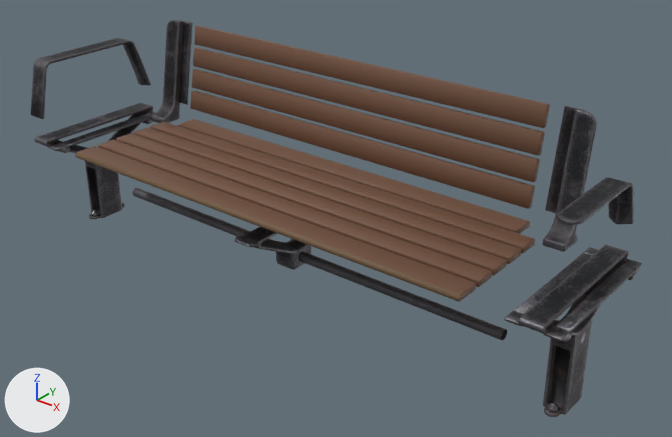
One commit to the glTF model models/bench.glb: the scene before it, then after it.
Camera for both pictures: a 50 mm lens placed at (2.11, -2.44, 1.87), pointed at (0.13, 0.04, 0.33). Every picture has the same lights, and +X, +Y and +Z are marked at lower left. The picture after the commit comes second. Vertices at exactly the same position are counted once.

The first picture shows 'PH_bench'.
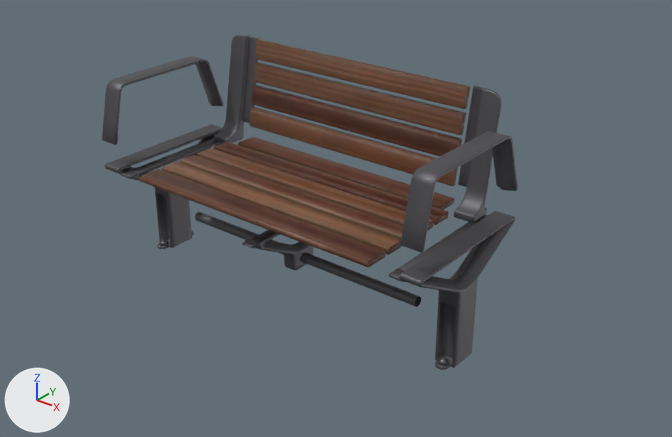
Pixel boxes (x1, y1, x2, y2) of what changed, in the pictures (672 x 437 px; the box of a moved part takes in the faces that stretch with it):
'PH_bench', reshaped, rescaled (32% narrower, 16% shorter): before (31, 20, 642, 417); after (102, 35, 518, 370)
part 1 of me_crossbar_001, moved or reshaped: before (133, 127, 521, 264); after (180, 155, 404, 239)
part 2 of me_crossbar_001, moved or reshaped: before (75, 146, 476, 302); after (139, 169, 386, 267)
part 3 of me_crossbar_001, moved or reshaped: before (150, 122, 535, 253); after (213, 142, 448, 225)
part 4 of me_crossbar_001, moved or reshaped: before (190, 91, 535, 209); after (250, 107, 458, 186)
part 5 of me_crossbar_001, moved or reshaped: before (193, 48, 545, 155); after (251, 85, 462, 156)
part 6 of me_crossbar_001, moved or reshaped: before (194, 26, 550, 128); after (253, 62, 466, 135)
part 7 of me_crossbar_001, moved or reshaped: before (192, 69, 540, 182); after (255, 39, 470, 109)
part 8 of me_crossbar_001, moved or reshaped: before (34, 103, 156, 219); after (105, 124, 223, 249)
part 9 of me_crossbar_001, moved or reshaped: before (60, 115, 150, 148); after (132, 138, 220, 175)
part 10 of me_crossbar_001, moved or reshaped: before (91, 210, 99, 216); after (159, 238, 168, 246)
part 11 of me_crossbar_001, moved or reshaped: before (514, 253, 592, 315); after (398, 220, 479, 271)
part 12 of me_crossbar_001, moved or reshaped (not visible before): after (438, 356, 448, 365)
part 13 of me_crossbar_001, moved or reshaped (not visible afterwards): before (548, 402, 558, 412)
part 14 of me_crossbar_001, moved or reshaped: before (132, 188, 507, 341); after (195, 212, 421, 307)
part 15 of me_crossbar_001, moved or reshaped: before (31, 38, 151, 119); after (102, 56, 224, 145)
part 16 of me_crossbar_001, added: after (242, 230, 313, 270)
part 17 of me_crossbar_001, added: after (388, 211, 515, 370)
part 18 of me_crossbar_001, added: after (400, 131, 518, 253)
part 19 of me_crossbar_001, deleted: before (234, 177, 635, 334)
part 20 of me_crossbar_001, cut back: before (98, 20, 642, 417); after (162, 35, 501, 255)

What changed in the scene script:
```text
Change me_crossbar_001:
    used by ob_ph_bench; location = (0.0, 0.0, 0.433); scale = (1.23, 1.23, 1.23)
    remove me_crossbar_001.from_pydata(...)  # 6473 vertices, 12500 faces; spans x -1.0..1.0, y -0.27..0.27, z -0.35..0.35
    add me_crossbar_001.from_pydata(...)  # 6036 vertices, 11664 faces; spans x -1.0..1.0, y -0.44..0.44, z -0.57..0.57
    me_crossbar_001 part 1: the loose piece of 24 vertices spanning x -0.77..0.73, y -0.02..0.04, z -0.01..0.01 is scaled about its middle by (0.973, 1.62, 1.62), then moved by (0.02, -0.12, 0.0)
    me_crossbar_001 part 2: the loose piece of 60 vertices spanning x -0.77..0.73, y -0.27..-0.19, z -0.01..0.01 is scaled about its middle by (0.973, 1.62, 1.62), then moved by (0.02, -0.14, 0.0)
    me_crossbar_001 part 3: the loose piece of 24 vertices spanning x -0.77..0.73, y 0.05..0.12, z -0.01..0.01 is scaled about its middle by (0.973, 1.62, 1.63), then moved by (0.02, 0.05, 0.0)
    me_crossbar_001 part 4: the loose piece of 24 vertices spanning x -0.71..0.66, y 0.19..0.22, z 0.05..0.12 is scaled about its middle by (0.973, 1.62, 1.62), then moved by (0.02, 0.13, 0.05)
    me_crossbar_001 part 5: the loose piece of 24 vertices spanning x -0.71..0.66, y 0.22..0.25, z 0.21..0.27 is scaled about its middle by (0.973, 1.62, 1.62), then moved by (0.02, 0.13, 0.03)
    me_crossbar_001 part 6: the loose piece of 24 vertices spanning x -0.71..0.66, y 0.23..0.27, z 0.28..0.35 is scaled about its middle by (0.973, 1.62, 1.62), then moved by (0.02, 0.13, 0.07)
    me_crossbar_001 part 7: the loose piece of 24 vertices spanning x -0.71..0.66, y 0.21..0.24, z 0.13..0.2 is scaled about its middle by (0.973, 1.63, 1.62), then moved by (0.02, 0.18, 0.35)
    me_crossbar_001 part 8: the loose piece of 964 vertices spanning x -1.0..-0.89, y -0.27..0.22, z -0.35..0.01 is scaled about its middle by 1.62, then moved by (0.03, -0.02, -0.11)
    me_crossbar_001 part 9: the loose piece of 32 vertices spanning x -0.93..-0.89, y -0.22..0.16, z -0.02..-0.01 is scaled about its middle by 1.62, then moved by (0.05, -0.02, -0.01)
    me_crossbar_001 part 10: the loose piece of 73 vertices spanning x -0.98..-0.95, y -0.1..-0.07, z -0.35..-0.33 is moved by (0.02, -0.05, -0.21)
    me_crossbar_001 part 11: the loose piece of 32 vertices spanning x 0.85..0.89, y -0.22..0.16, z -0.02..-0.01 is scaled about its middle by 1.62, then moved by (-0.01, -0.02, -0.01)
    me_crossbar_001 part 12: the loose piece of 73 vertices spanning x 0.91..0.94, y 0.02..0.04, z -0.35..-0.33 is scaled about its middle by (-1.62, -1.62, 1.63), then moved by (0.02, -0.17, -0.21)
    me_crossbar_001 part 13: the loose piece of 73 vertices spanning x 0.91..0.94, y -0.1..-0.07, z -0.35..-0.33 is scaled about its middle by (-1.62, -1.62, 1.63), then moved by (0.02, 0.13, -0.21)
    me_crossbar_001 part 14: the loose piece of 36 vertices spanning x -0.78..0.74, y -0.05..-0.01, z -0.24..-0.2 is scaled about its middle by (0.973, 1.62, 1.62), then moved by (0.02, -0.02, -0.14)
    me_crossbar_001 part 15: the loose piece of 190 vertices spanning x -1.0..-0.93, y -0.27..0.22, z 0.1..0.28 is scaled about its middle by 1.62, then moved by (0.02, -0.02, 0.12)
    me_crossbar_001 part 16: a new loose piece of 1114 vertices spanning x -0.04..0.04, y -0.42..0.33, z -0.41..-0.14, in mat_modular_street_seating_supports
    me_crossbar_001 part 17: a new loose piece of 964 vertices spanning x 0.83..1.0, y -0.44..0.35, z -0.57..0.02, in mat_modular_street_seating_supports
    me_crossbar_001 part 18: a new loose piece of 190 vertices spanning x 0.89..1.0, y -0.44..0.35, z 0.15..0.46, in mat_modular_street_seating_armrests
    me_crossbar_001 part 19: 6 loose pieces with 1450 vertices, spanning x -0.06..1.0, y -0.26..0.22, z -0.25..0.23, are deleted
    me_crossbar_001 part 20: 23 vertices moved within x -0.85..0.85, y -0.18..0.22, z -0.01..0.02; 2455 vertices removed from x -0.85..1.0, y -0.27..0.27, z -0.35..0.35; 1200 vertices added at x -0.85..0.85, y -0.29..0.44, z -0.01..0.57
    other edits to the shape of me_crossbar_001 do not show in these pictures
Change ob_ph_bench:
    ob_ph_bench.scale: (1.23, 1.23, 1.23) -> (0.756, 0.756, 0.756)
```
